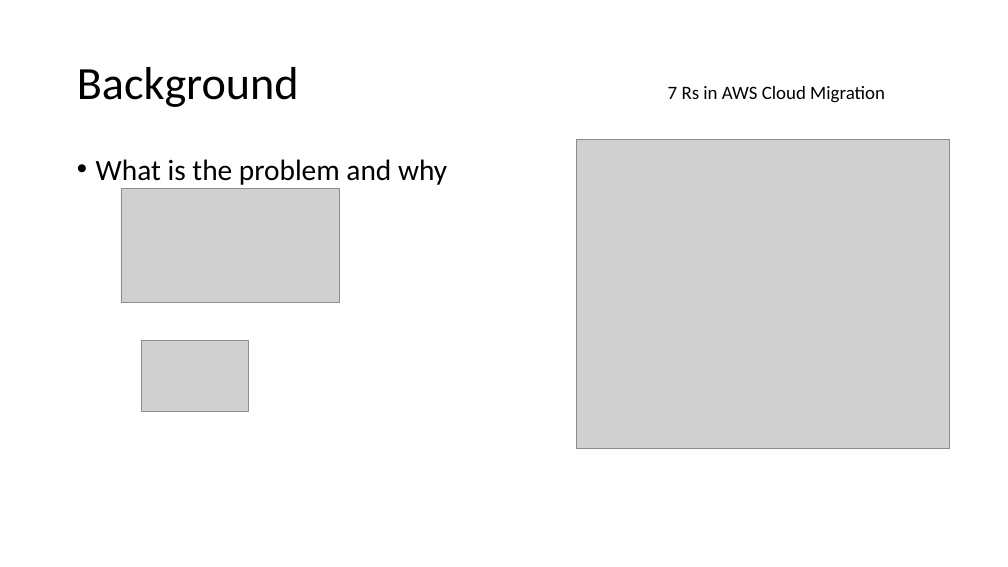
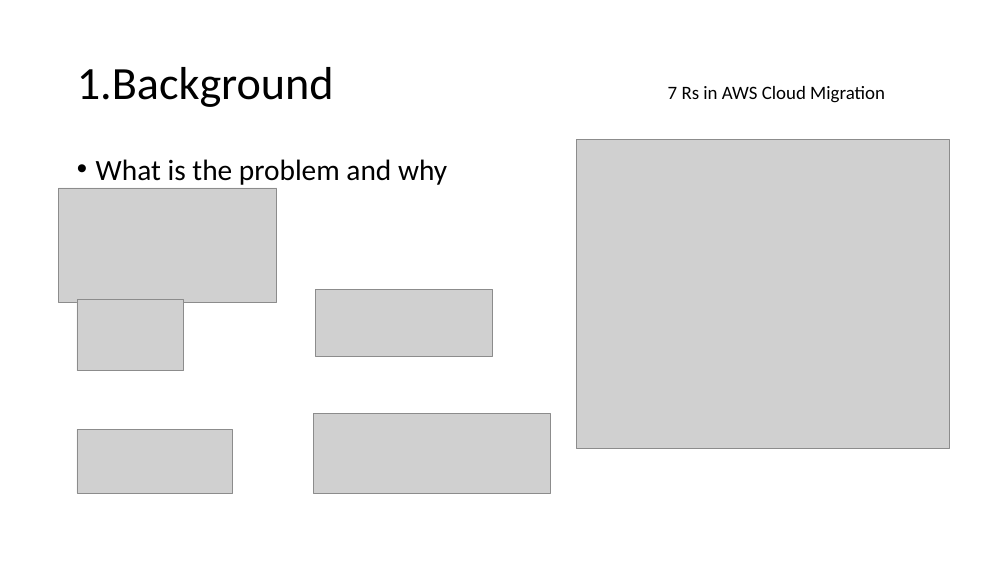
Before and after one commit to wx2123/WSDS-2026-OH, a slide deck: slide 3 of 2026 WSDS - Wujian Xue.pptx. Drawn at 1008x567 pixels with LibreOffice and Linux fonts; fonts in the diff are those of the drawing; grey boxes stand for pictures. Boxes give left, top, right and bottom in pixels: in the first picture for what was removed or moved away, otherwise in the second. Text is boxed around its words. In the diff, an @@ line names an element or a change of style, - is before the commit and + after.

```diff
--- a/2026 WSDS - Wujian Xue.pptx
+++ b/2026 WSDS - Wujian Xue.pptx
@@ title at [77,67,334,107]: text changed @@
-Background
+1.Background
@@ picture: place and size @@
-picture at [121,188,339,302]
+picture at [59,188,277,302]
@@ picture: place and size @@
-picture at [142,340,249,411]
+picture at [77,299,184,371]
@@ picture added at [315,290,492,356] @@
@@ picture added at [314,414,551,494] @@
@@ picture added at [77,430,232,493] @@
```
Also in this commit, not shown: 8 other slides changed.
